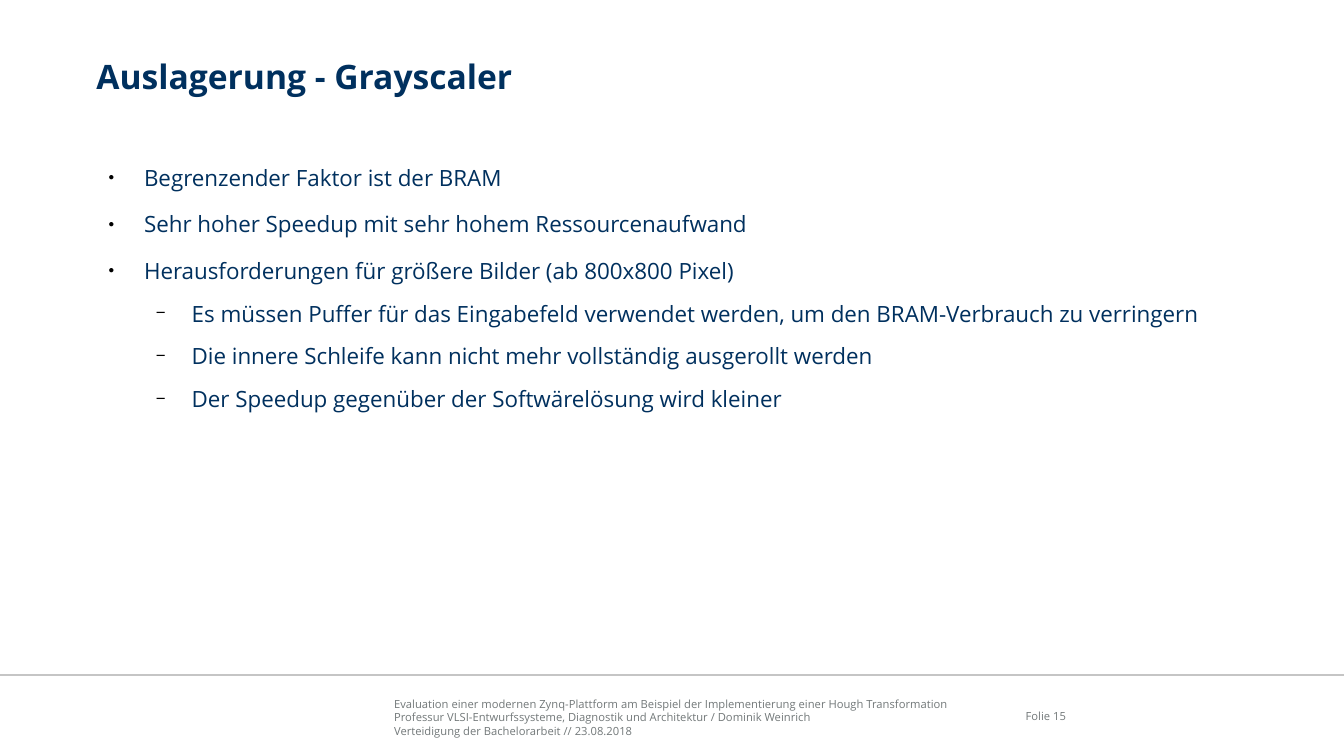
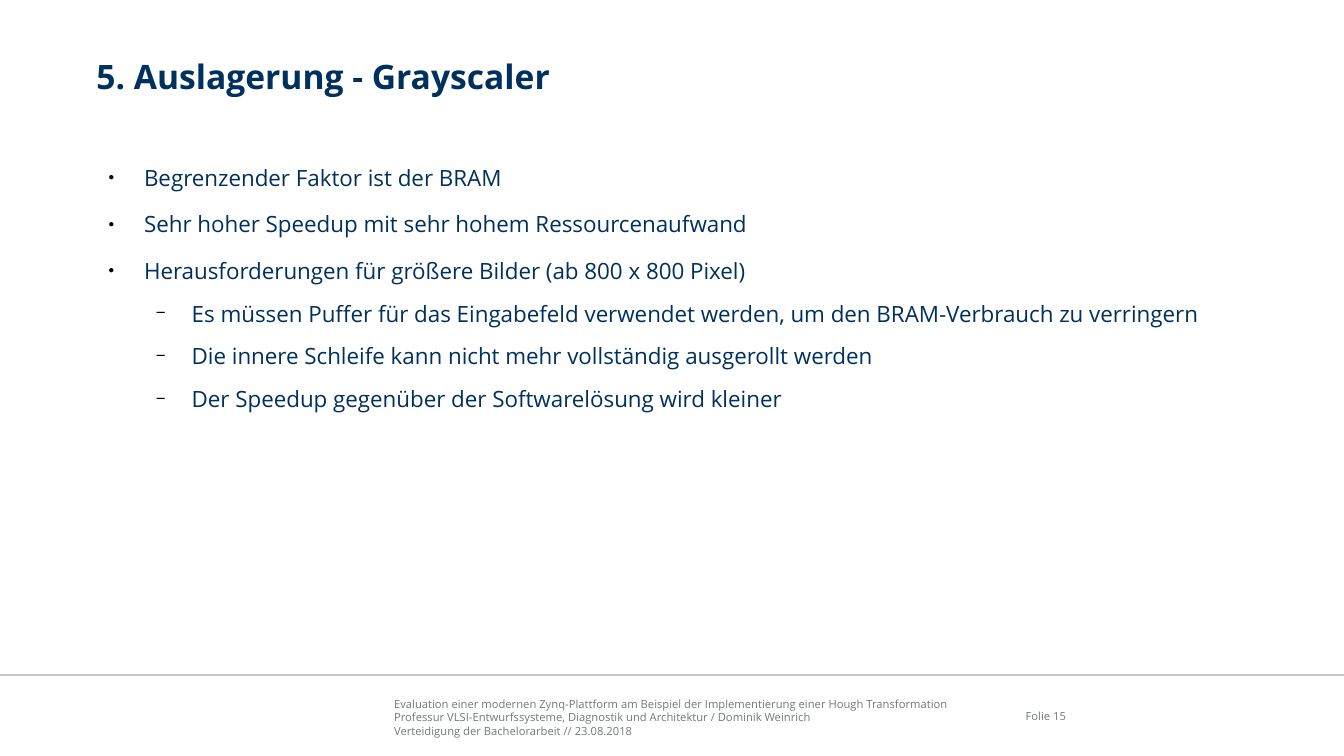
Before and after one commit to freeDom-/hough, a slide deck: slide 15 of Verteidigung/Verteidigung.odp. Drawn at 1344x756 pixels with LibreOffice and Linux fonts; fonts in the diff are those of the drawing; background and template pictures are left out. Boxes give left, top, right and bottom in pixels: in the first picture for what was removed or moved away, otherwise in the second. Text is boxed around its words. In the diff, an @@ line names an element or a change of style, - is before the commit and + after.

```diff
--- a/Verteidigung/Verteidigung.odp
+++ b/Verteidigung/Verteidigung.odp
@@ title at box(96, 63, 550, 97): text changed @@
-Auslagerung - Grayscaler
+5. Auslagerung - Grayscaler
@@ text at box(144, 262, 745, 285): spaces changed @@
-● Herausforderungen für größere Bilder (ab 800x800 Pixel)
+● Herausforderungen für größere Bilder (ab 800 x 800 Pixel)
@@ text at box(192, 390, 782, 413): text changed @@
-  − Der Speedup gegenüber der Softwärelösung wird kleiner
+  − Der Speedup gegenüber der Softwarelösung wird kleiner
```
Also in this commit, not shown: 24 other slides changed, 2 slides removed, 4 other files.
